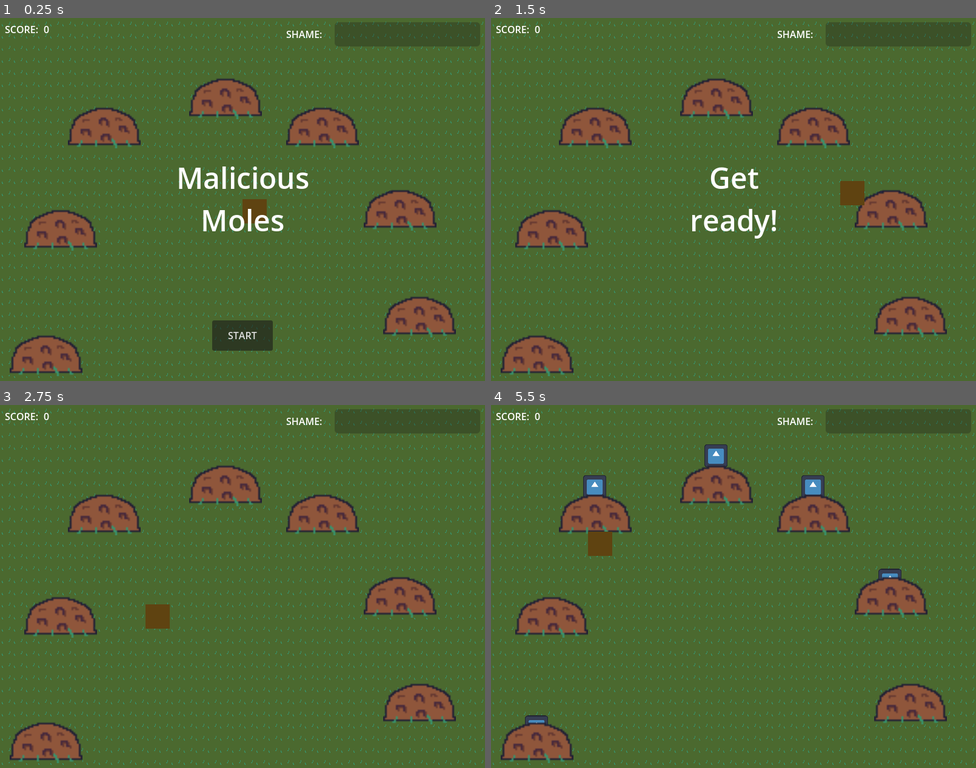
Above: before the commit, frames 1-4 (two rows, left to right).
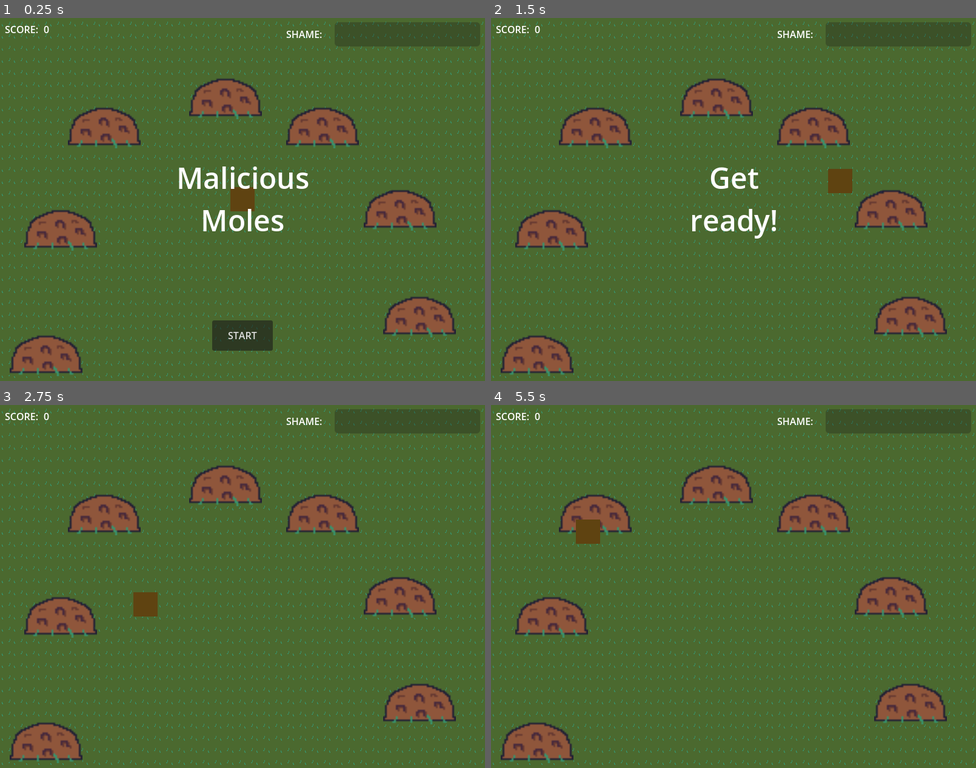
Above: after the commit, the same moments.

Repository: rolika/Mole
Game: Godot game, scene res://main.tscn
Two runs of this game, one before a commit and one after it. Both use one fixed random seed, a clock stepped at 60 frames per second and the inputs below. The engine's default icon, where the game draws it, is replaced by a stand-in: a white triangle on a blue panel in a dark square.
Inputs (mouse positions are in pixels of both pictures, inside the frame that each line leads up to):
- Up to frame 1 (0.25 s): no input
- Up to frame 2 (1.5 s): click "START" at 0.5 s; tap Enter at 1.25 s; move the mouse to (840, 181) at 1.27 s; press the mouse at (840, 181) at 1.28 s
- Up to frame 3 (2.75 s): tap Space at 2 s; move the mouse to (145, 604) at 2.02 s; release the mouse at (145, 604) at 2.03 s; click (145, 604) at 2.1 s
- Up to frame 4 (5.5 s): tap Enter at 2.75 s; move the mouse to (782, 506) at 2.77 s; press the mouse at (782, 506) at 2.78 s; tap Space at 3.5 s; move the mouse to (709, 659) at 3.52 s; release the mouse at (709, 659) at 3.53 s; click (709, 659) at 3.6 s; move the mouse to (879, 640) at 4.27 s; press the mouse at (879, 640) at 4.28 s; move the mouse to (588, 532) at 5.02 s; release the mouse at (588, 532) at 5.03 s; click (588, 532) at 5.1 s

The runs differ from the first frame. In frame 1, 0.4% of the frame differs, in the area x 47-55%, y 46-57%; in frame 2, 0.5%; in frame 3, 0.5%; in frame 4, 1.5%, in the area x 7-85%, y 10-89%.

Commit message:
start game with button press

Diff:
--- a/main.gd
+++ b/main.gd
@@ -25,3 +25,12 @@
 func _on_mole_shame():
 	shame += 1
 	print("Shame:", shame)
+
+
+func _on_hud_start_game():
+	print("Game started")
+	get_tree().call_group("moles", "new_game")
+
+
+func new_game(mole):
+	mole.new_game()
--- a/main.tscn
+++ b/main.tscn
@@ -97,3 +97,4 @@
 [connection signal="mole_safe" from="MoleHill6" to="Mole6" method="_on_mole_hill_mole_safe"]
 [connection signal="mole_exposed" from="MoleHill7" to="Mole7" method="_on_mole_hill_mole_exposed"]
 [connection signal="mole_safe" from="MoleHill7" to="Mole7" method="_on_mole_hill_mole_safe"]
+[connection signal="start_game" from="HUD" to="." method="_on_hud_start_game"]
--- a/mole.gd
+++ b/mole.gd
@@ -27,6 +27,10 @@
 	exposed = false
 	hidetimer = $HideTimer
 	dancetimer = $DanceTimer
+
+
+func new_game():
+	position.y = safepos
 	init_timer(hidetimer, HIDETIME)
 
 
--- a/mole.tscn
+++ b/mole.tscn
@@ -6,7 +6,7 @@
 [sub_resource type="RectangleShape2D" id="RectangleShape2D_a2635"]
 size = Vector2(128, 128)
 
-[node name="Mole" type="Area2D"]
+[node name="Mole" type="Area2D" groups=["moles"]]
 scale = Vector2(0.3, 0.3)
 collision_layer = 2
 script = ExtResource("1_munel")
--- a/player.tscn
+++ b/player.tscn
@@ -8,13 +8,21 @@
 [node name="Player" type="Area2D"]
 collision_mask = 2
 script = ExtResource("1_lgyto")
-metadata/_edit_group_ = true
 
 [node name="ColorRect" type="ColorRect" parent="."]
-offset_right = 40.0
-offset_bottom = 40.0
+anchors_preset = 8
+anchor_left = 0.5
+anchor_top = 0.5
+anchor_right = 0.5
+anchor_bottom = 0.5
+offset_left = -20.0
+offset_top = -20.0
+offset_right = 20.0
+offset_bottom = 20.0
+grow_horizontal = 2
+grow_vertical = 2
 color = Color(0.372549, 0.262745, 0.0666667, 1)
 
 [node name="CollisionShape2D" type="CollisionShape2D" parent="."]
-position = Vector2(20, 20)
 shape = SubResource("RectangleShape2D_xg8nk")
+metadata/_edit_group_ = true
